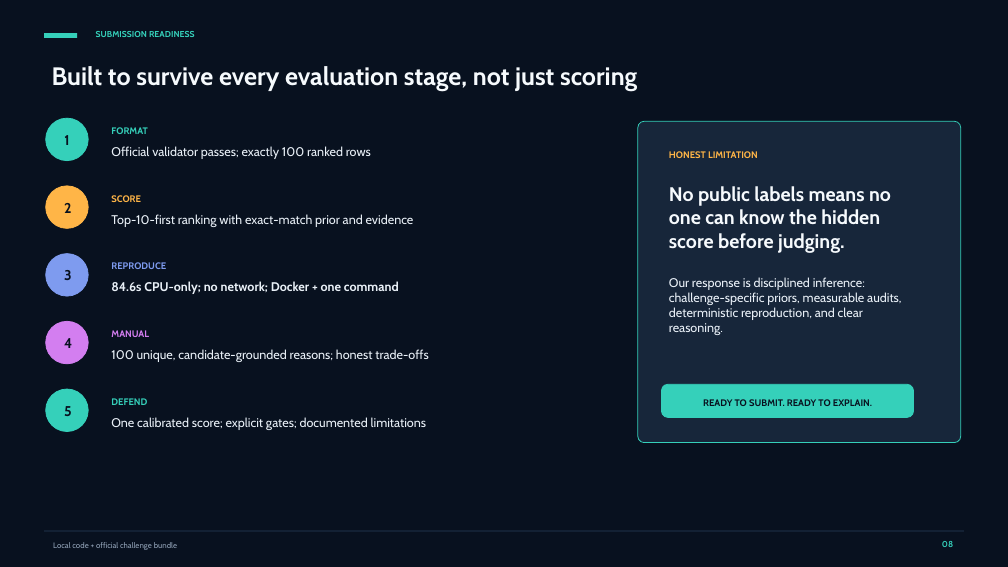
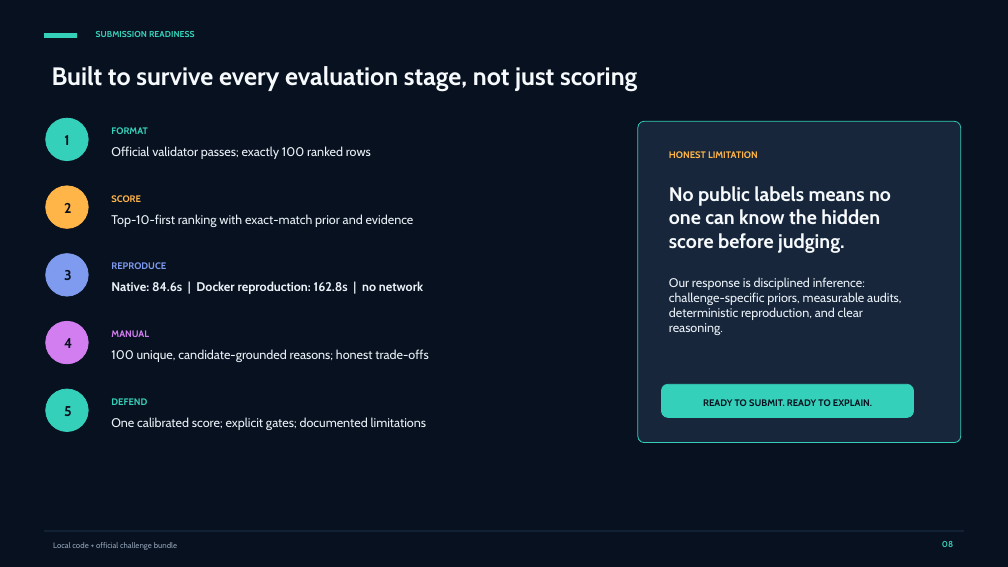
Before and after one commit to Ayush-Kumar0207/Redrob, a slide deck: slide 8 of outputs/redrob_ai_ranker_submission_deck.pptx. Drawn at 1008x567 pixels with LibreOffice and Linux fonts; fonts in the diff are those of the drawing. Boxes give left, top, right and bottom in pixels: in the first picture for what was removed or moved away, otherwise in the second. Text is boxed around its words. In the diff, an @@ line names an element or a change of style, - is before the commit and + after.

Commit message:
docs: clarify native and Docker runtimes

```diff
--- a/outputs/redrob_ai_ranker_submission_deck.pptx
+++ b/outputs/redrob_ai_ranker_submission_deck.pptx
@@ text at [111,281,423,294]: text changed @@
-84.6s CPU-only; no network; Docker + one command
+Native: 84.6s | Docker reproduction: 162.8s | no network
```
Also in this commit, not shown: 2 other slides changed, 1 other file.
